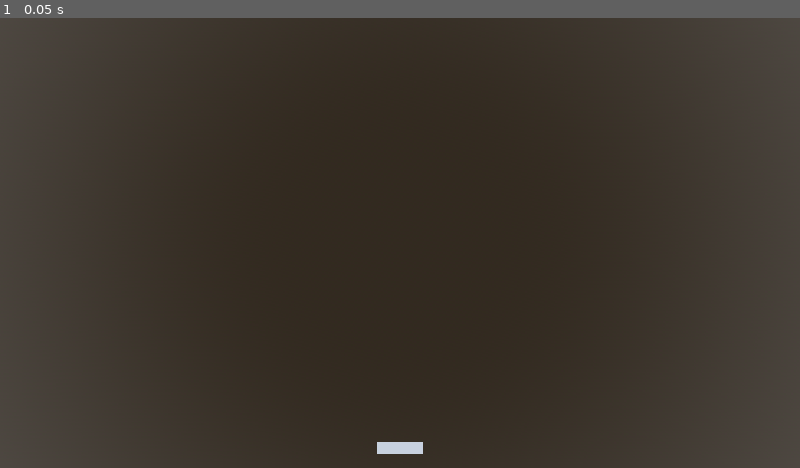
Above: before the commit, frame 1.
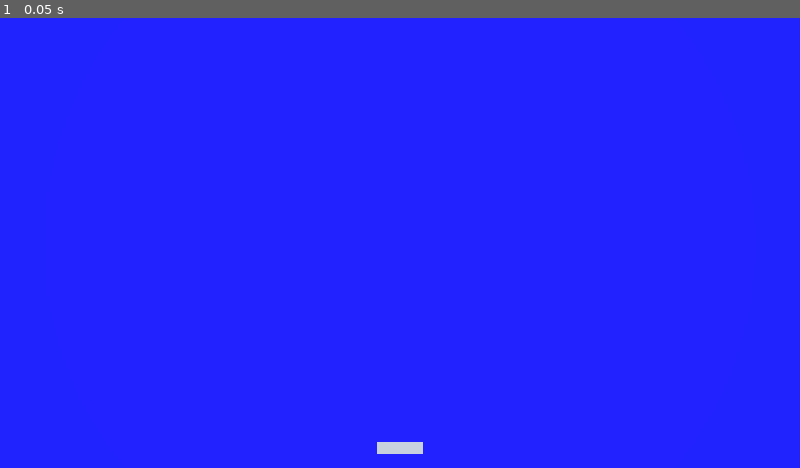
Above: after the commit, the same moment.

Repository: marcins85/arkanoid
Game: Godot game, scene res://scenes/world/level_0.tscn
The game is run twice, just before and just after one commit, with the same random seed, the same clock (stepped at 60 frames per second) and the same inputs.
Inputs:
- Up to frame 1 (0.05 s): no input

The runs differ from the first frame. In frame 1, 100% of the frame differs, in the area x 0-100%, y 0-100%.

Commit message:
add simple player

Diff:
--- a/project.godot
+++ b/project.godot
@@ -15,6 +15,10 @@
 config/features=PackedStringArray("4.7", "GL Compatibility")
 config/icon="res://icon.svg"
 
+[debug]
+
+gdscript/warnings/untyped_declaration=2
+
 [display]
 
 window/stretch/mode="canvas_items"
--- a/scenes/player/player.gd
+++ b/scenes/player/player.gd
@@ -1,11 +1,20 @@
-extends Node
+class_name Player
+extends CharacterBody2D
+
+var speed : float = 5.0
 
 
-# Called when the node enters the scene tree for the first time.
 func _ready() -> void:
 	pass # Replace with function body.
 
 
-# Called every frame. 'delta' is the elapsed time since the previous frame.
 func _process(delta: float) -> void:
-	pass
+	var direction : int = 0
+	if (Input.is_action_just_pressed("ui_left")):
+		direction = -1
+	if (Input.is_action_just_pressed("ui_right")):
+		direction = 1
+
+	velocity = Vector2(direction * speed, 0.0)
+	position += velocity * delta
+	move_and_slide()
--- a/scenes/player/player.tscn
+++ b/scenes/player/player.tscn
@@ -3,7 +3,13 @@
 [sub_resource type="BoxMesh" id="BoxMesh_frt5n"]
 size = Vector3(2, 0.5, 0.5)
 
+[sub_resource type="ConvexPolygonShape3D" id="ConvexPolygonShape3D_x7p2l"]
+points = PackedVector3Array(1, 0.25, 0.25, 1, 0.25, -0.25, -1, 0.25, 0.25, 1, -0.25, 0.25, 1, -0.25, -0.25, -1, 0.25, -0.25, -1, -0.25, 0.25, -1, -0.25, -0.25)
+
 [node name="Player" type="CharacterBody3D" unique_id=219196787]
 
 [node name="MeshInstance3D" type="MeshInstance3D" parent="." unique_id=1772310035]
 mesh = SubResource("BoxMesh_frt5n")
+
+[node name="CollisionShape3D" type="CollisionShape3D" parent="." unique_id=381682222]
+shape = SubResource("ConvexPolygonShape3D_x7p2l")
--- a/scenes/world/level_0.tscn
+++ b/scenes/world/level_0.tscn
@@ -12,6 +12,15 @@
 [sub_resource type="Environment" id="Environment_fqll6"]
 background_mode = 2
 sky = SubResource("Sky_50oc0")
+
+[sub_resource type="PlaneMesh" id="PlaneMesh_frt5n"]
+size = Vector2(100, 100)
+
+[sub_resource type="StandardMaterial3D" id="StandardMaterial3D_khn4m"]
+albedo_color = Color(0.023529412, 0, 1, 1)
+
+[sub_resource type="ConvexPolygonShape3D" id="ConvexPolygonShape3D_6vksw"]
+points = PackedVector3Array(-50, 0, -50, -50, 0, 50, 50, 0, -50, 50, 0, 50)
 
 [node name="Level0" type="Node3D" unique_id=1615844226]
 
@@ -30,3 +39,12 @@
 projection = 1
 current = true
 size = 20.0
+
+[node name="GroundPlane" type="StaticBody3D" parent="." unique_id=1534285144]
+
+[node name="MeshInstance3D" type="MeshInstance3D" parent="GroundPlane" unique_id=1509257978]
+mesh = SubResource("PlaneMesh_frt5n")
+surface_material_override/0 = SubResource("StandardMaterial3D_khn4m")
+
+[node name="CollisionShape3D" type="CollisionShape3D" parent="GroundPlane" unique_id=654445053]
+shape = SubResource("ConvexPolygonShape3D_6vksw")
